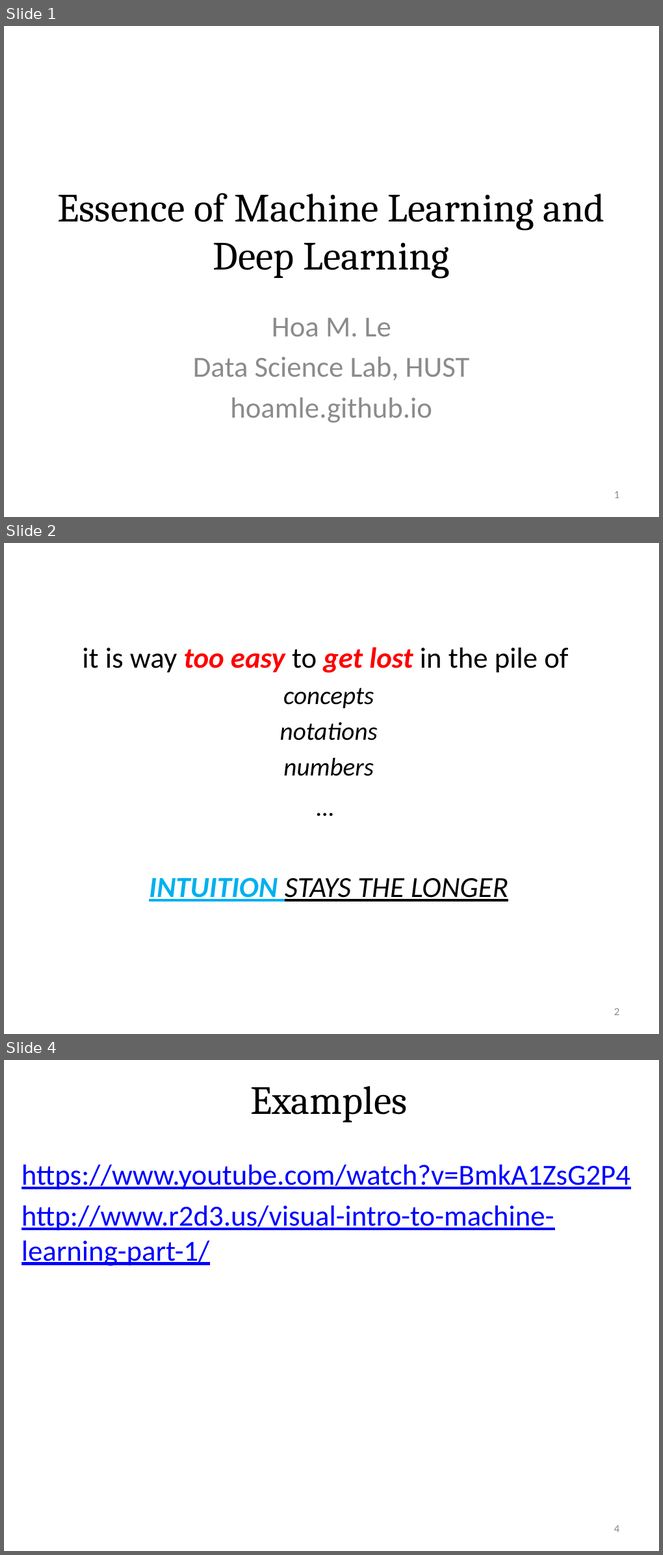
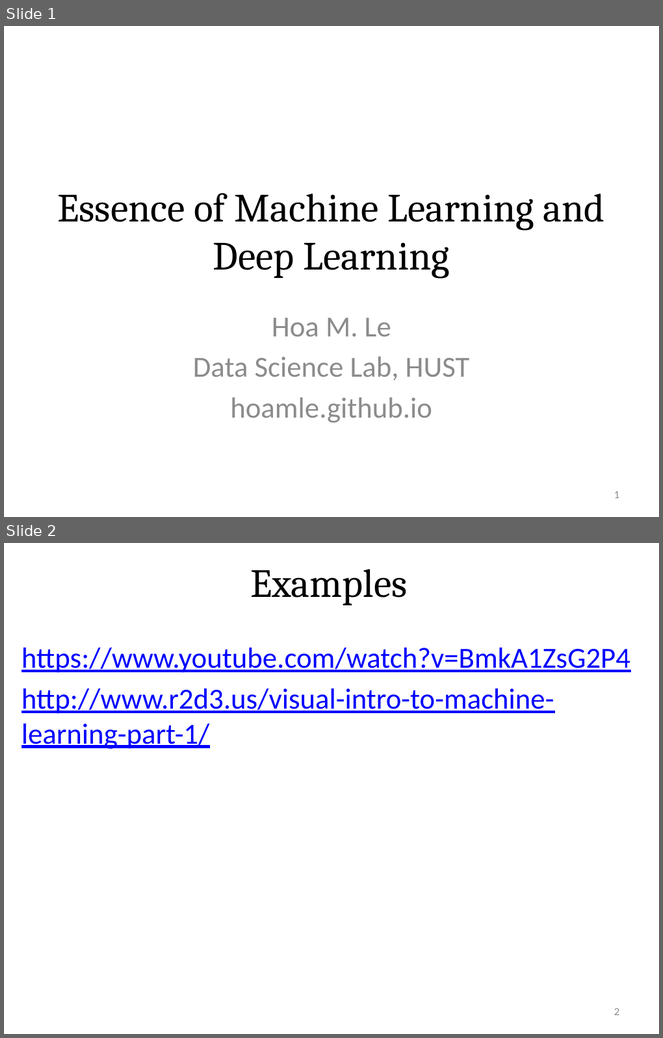
Before and after one commit to huuson94/hoamle.github.io, a slide deck: assets/essence_ml.pptx. Shown one above the other, each under a label of ours: slides 1, 2 and 4 before the commit, slides 1 and 2 after it; the slides between them are not shown. The pictures are 663x1555 and 663x1038 pixels, drawn with LibreOffice and Linux fonts; fonts in the diff are those of the drawing. Boxes give left, top, right and bottom in pixels: in the first picture for what was removed or moved away, otherwise in the second. Text is boxed around its words. In the diff, an @@ line names an element or a change of style, - is before the commit and + after.

```diff
--- a/assets/essence_ml.pptx
+++ b/assets/essence_ml.pptx
@@ slide 2 removed at [4, 543, 659, 1034], background #FFFFFF @@
@@ text removed at [82, 647, 568, 902] @@
-it is way too easy to get lost in the pile of
-concepts
-notations
-numbers
-…
-INTUITION STAYS THE LONGER
@@ page number removed at [614, 1008, 620, 1016] @@
-2
@@ what was slide 4 is now slide 2 @@
@@ page number at [614, 1008, 620, 1016]: text changed @@
-4
+2
```
Also in this commit, not shown: 4 slides changed, 2 other slides removed, 15 other files.
